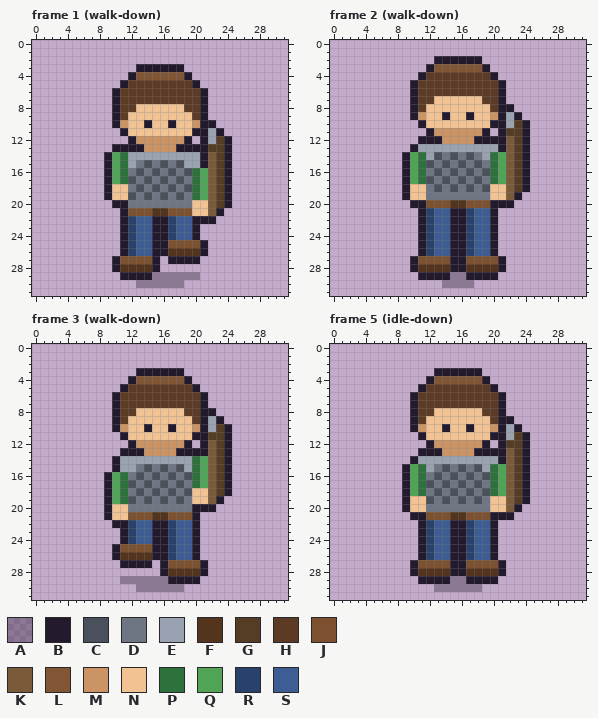
One commit to this pixel-art file: assets/aseprite/actor_hero_spear_mail.aseprite. The first picture shows the starting point.
32x32 pixels, 52 frames. Shown: frame 1 (walk-down), frame 2 (walk-down), frame 3 (walk-down), frame 5 (idle-down). The commit also changed other frames, which this record leaves out.
Palette (. is transparent): A #241a2e5a  B #241a2e  C #4a515c  D #6e7684  E #99a2b0  F #55341d  G #553d25  H #5c3a24  J #7d512f  K #7a5a38  L #825535  M #cc9464  N #f2c292  P #2f713c  Q #4fa555  R #28416d  S #3d5d94
Once edited:
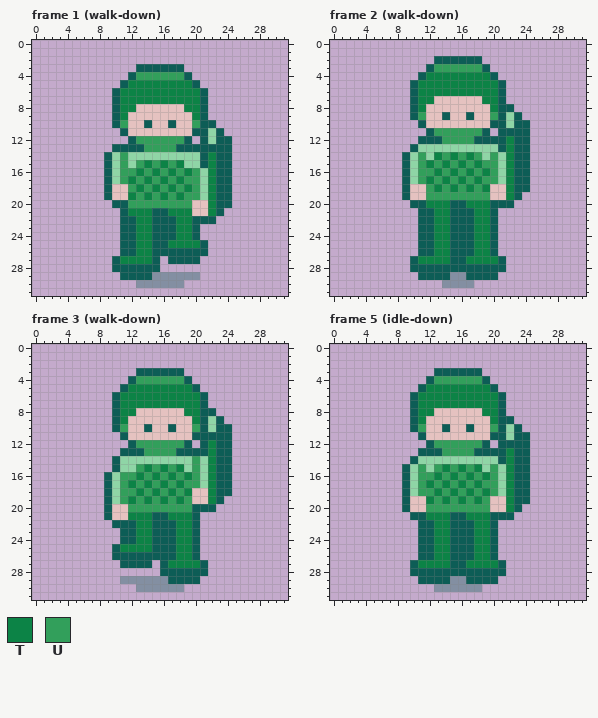
Colours new in this view: T #0c8346  U #329f5b
Diff:
colour A: #241a2e5a -> #0d5d565a
colour B: #241a2e -> #0d5d56
colour E: #99a2b0 -> #8fd5a6
colour N: #f2c292 -> #e5c2c0
Changed rows in their new state; - is a pixel that keeps its letter.
Frame 1 (walk-down), layer "actor":
first column x 10:
 4 ---UUUUUU-----
 5 --TTTTTTTT----
 6 -TTTTTTTTTT---
 7 -TTTTTTTTTT---
 8 -TT------TT---
 9 -T--------T---
10 -U--------U---
12 ---UUUUUU----B
13 ----UUUU----BB
14 EU----------TB
15 EU-UTUTUT---TB
16 EUUTUTUTUTUETB
17 EUTUTUTUTUUETB
18 --UTUTUTUTUETB
19 --TUTUTUTUUETB
20 --UUUUUUUU--TB
21 --TTTBBTTT--T-
22 --BTT--BTT----
23 --BTT--BTT----
24 --BTT--BTT----
25 --BTT--TTTT---
26 --BTT--BBBB---
27 -TTTT---------
28 -BBBB---------
Frame 2 (walk-down), layer "actor":
first column x 10:
 3 ---UUUUUU-----
 4 --TTTTTTTT----
 5 -TTTTTTTTTT---
 6 -TTTTTTTTTT---
 7 -TT------TT---
 8 -T--------T---
 9 -U--------U---
10 -------------B
11 ---UUUUUU---BB
12 ----UUUU----TB
13 ------------TB
14 EU-TUTUTU-UETB
15 EUTUTUTUTUUETB
16 EUUTUTUTUTUETB
17 EUTUTUTUTUUETB
18 --UTUTUTUT--TB
19 --UUUUUUUU--T-
20 --TTTBBTTT----
21 --BTT--BTT----
22 --BTT--BTT----
23 --BTT--BTT----
24 --BTT--BTT----
25 --BTT--BTT----
26 --BTT--BTT----
27 -TTTT--TTTT---
28 -BBBB--BBBB---
Frame 3 (walk-down), layer "actor":
first column x 10:
 4 ---UUUUUU-----
 5 --TTTTTTTT----
 6 -TTTTTTTTTT---
 7 -TTTTTTTTTT---
 8 -TT------TT---
 9 -T--------T---
10 -U--------U--B
11 ------------BB
12 ---UUUUUU---TB
13 ----UUUU----TB
14 ----------UETB
15 ---UTUTUT-UETB
16 EUUTUTUTUTUETB
17 EUTUTUTUTUUETB
18 EUUTUTUTUT--TB
19 EUTUTUTUTU--T-
20 --UUUUUUUU----
21 --TTTBBTTT----
22 --BTT--BTT----
23 --BTT--BTT----
24 --BTT--BTT----
25 -TTTT--BTT----
26 -BBBB--BTT----
27 -------TTTT---
28 -------BBBB---
Frame 5 (idle-down), layer "actor":
first column x 10:
 4 ---UUUUUU-----
 5 --TTTTTTTT----
 6 -TTTTTTTTTT---
 7 -TTTTTTTTTT---
 8 -TT------TT---
 9 -T--------T---
10 -U--------U---
11 -------------B
12 ---UUUUUU---BB
13 ----UUUU----TB
14 ------------TB
15 EU-UTUTUT-UETB
16 EUUTUTUTUTUETB
17 EUTUTUTUTUUETB
18 EUUTUTUTUTUETB
19 --TUTUTUTU--TB
20 --UUUUUUUU--T-
21 --TTTBBTTT----
22 --BTT--BTT----
23 --BTT--BTT----
24 --BTT--BTT----
25 --BTT--BTT----
26 --BTT--BTT----
27 -TTTT--TTTT---
28 -BBBB--BBBB---
Changed places in both pictures, as pixel boxes (x1, y1, x2, y2):
changed: (104, 64, 232, 288)
changed: (402, 56, 530, 288)
changed: (104, 368, 232, 592)
changed: (402, 368, 530, 592)
